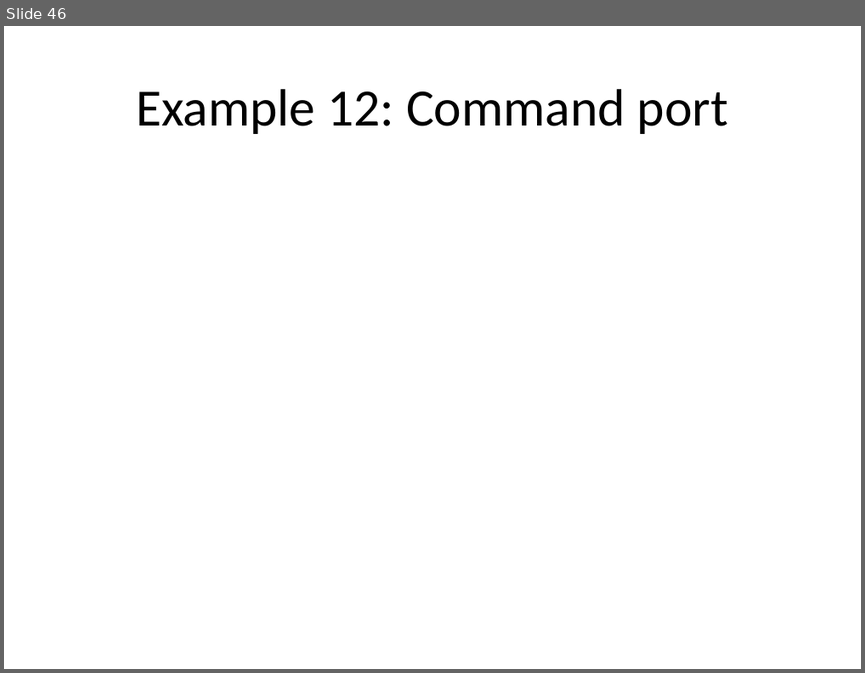
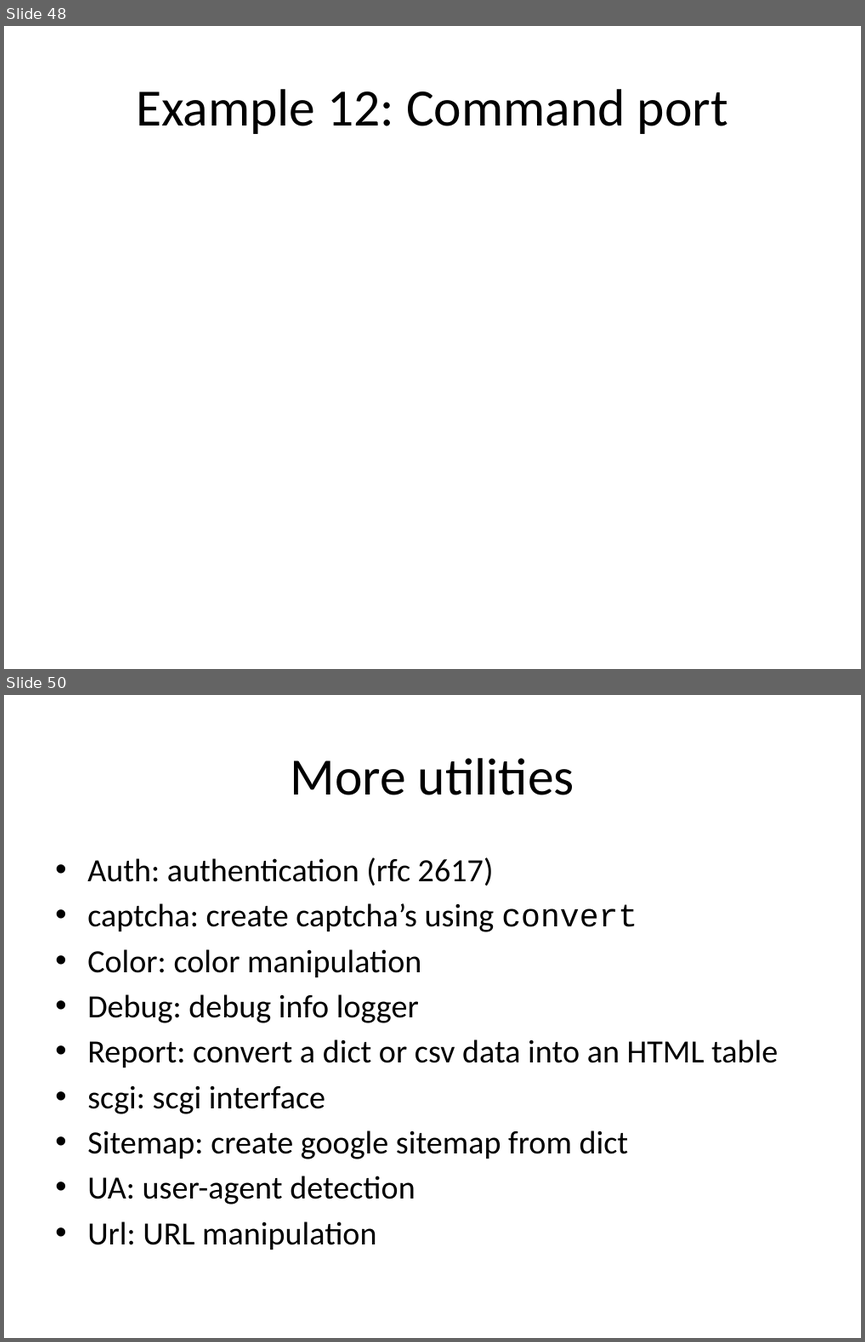
Before and after one commit to jdc8/wubwikit, a slide deck: wubexamples/Lets_Wub.pptx. Shown one above the other, each under a label of ours: slide 46 before the commit, slides 48 and 50 after it; the slides between them are not shown. The pictures are 865x673 and 865x1342 pixels, drawn with LibreOffice and Linux fonts; fonts in the diff are those of the drawing; background and template pictures are left out. Boxes give left, top, right and bottom in pixels: in the first picture for what was removed or moved away, otherwise in the second. Text is boxed around its words. In the diff, an @@ line names an element or a change of style, - is before the commit and + after.

```diff
--- a/wubexamples/Lets_Wub.pptx
+++ b/wubexamples/Lets_Wub.pptx
@@ slide 50 added at [4, 695, 861, 1338], background #FFFFFF @@
@@ title added at [290, 758, 574, 795], 44 pt, text #000000 @@
+More utilities
@@ text added at [87, 857, 778, 1249], 27.2 pt, text #000000 @@
+• Auth: authentication (rfc 2617)
+• captcha: create captcha’s using convert
+• Color: color manipulation
+• Debug: debug info logger
+• Report: convert a dict or csv data into an HTML table
+• scgi: scgi interface
+• Sitemap: create google sitemap from dict
+• UA: user-agent detection
+• Url: URL manipulation
@@ what was slide 46 is now slide 48 @@
```
Also in this commit, not shown: 15 slides changed, 5 other slides added, 1 slide removed.
